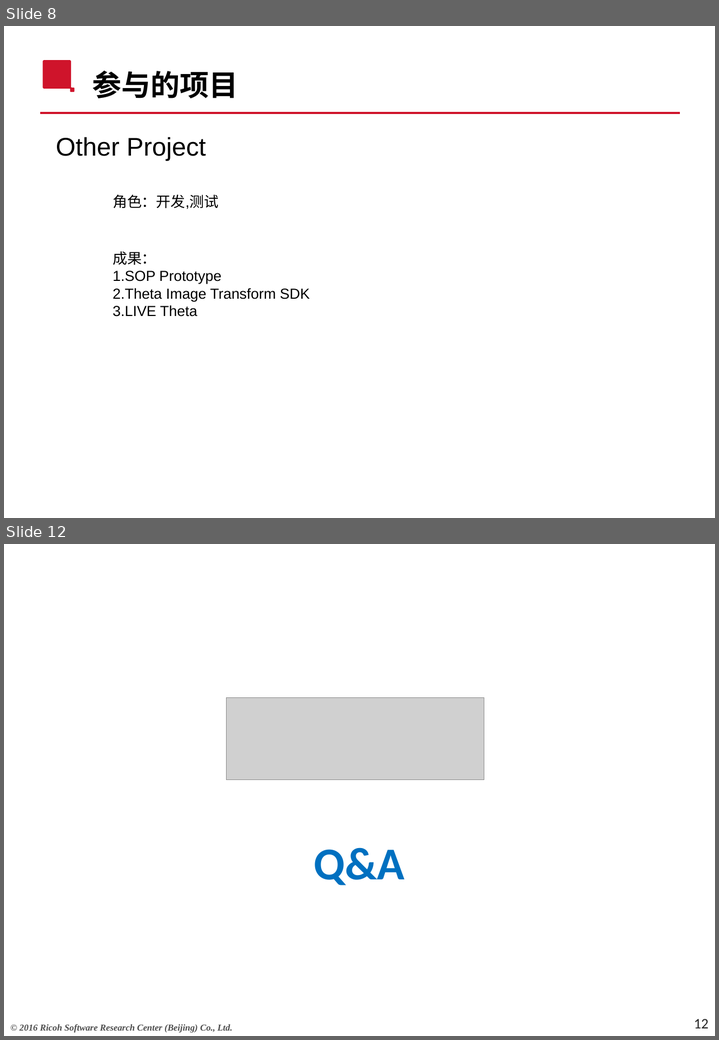
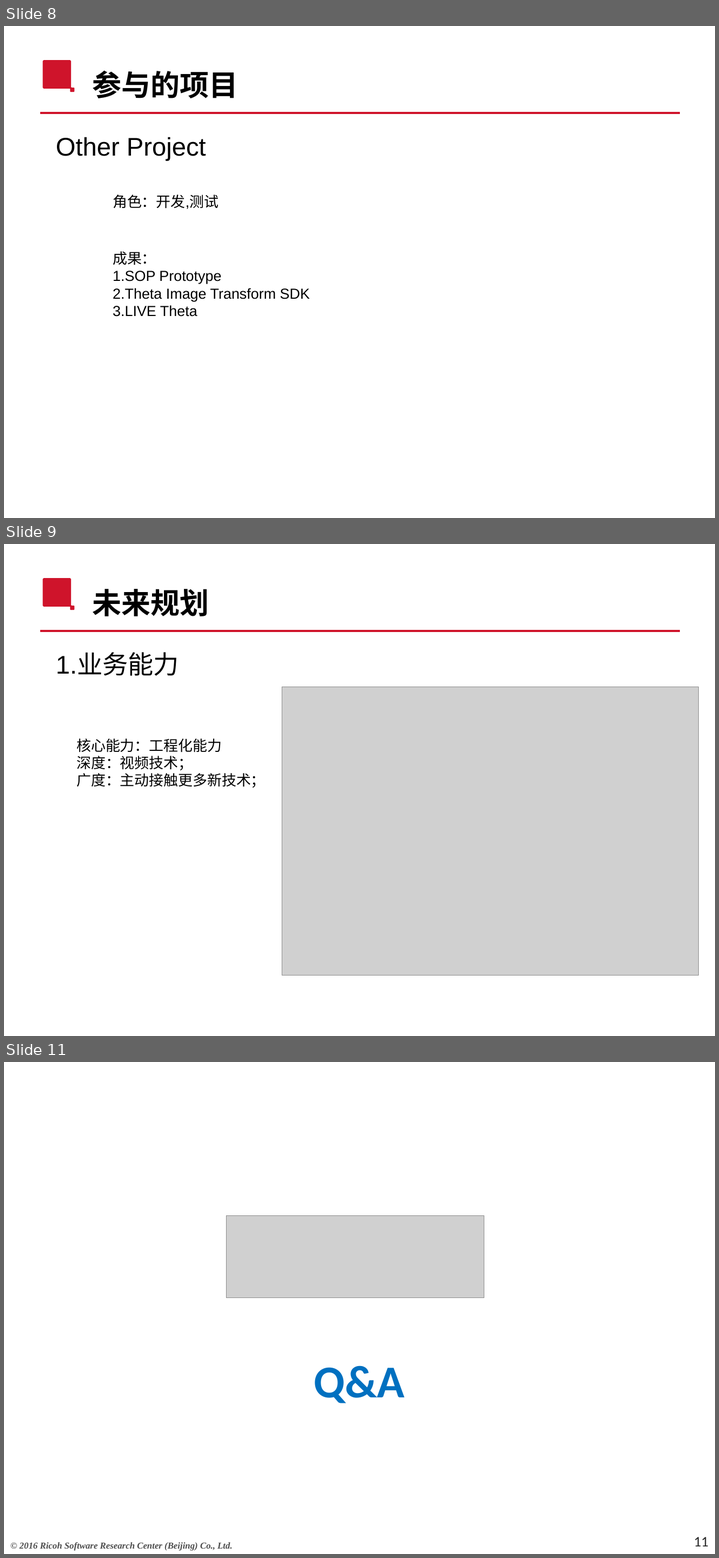
Before and after one commit to boyuanH/MyDocs, a slide deck: MyWorks/升职/Promotion.pptx. Shown one above the other, each under a label of ours: slides 8 and 12 before the commit, slides 8, 9 and 11 after it; the slides between them are not shown. The pictures are 719x1040 and 719x1558 pixels, drawn with LibreOffice and Linux fonts; fonts in the diff are those of the drawing; grey boxes stand for pictures; background and template pictures are left out. Boxes give left, top, right and bottom in pixels: in the first picture for what was removed or moved away, otherwise in the second. Text is boxed around its words. In the diff, an @@ line names an element or a change of style, - is before the commit and + after.

```diff
--- a/MyWorks/升职/Promotion.pptx
+++ b/MyWorks/升职/Promotion.pptx
@@ slide 9 added at (x1=4, y1=544, x2=715, y2=1036), background #FFFFFF; not listed: 2 template elements that a slide beside it also shows @@
@@ title added at (x1=92, y1=589, x2=209, y2=616), 32 pt, text #000000, bold @@
+未来规划
@@ text added at (x1=56, y1=654, x2=179, y2=676), 28 pt, text #000000 @@
+1.业务能力
@@ picture added at (x1=282, y1=687, x2=699, y2=976) @@
@@ text added at (x1=76, y1=738, x2=265, y2=788), 16 pt, text #000000 @@
+核心能力：工程化能力
+深度：视频技术；
+广度：主动接触更多新技术；
@@ what was slide 12 is now slide 11 @@
@@ page number at (x1=694, y1=1537, x2=708, y2=1546): text changed @@
-12
+11
```
Also in this commit, not shown: 4 slides changed, 2 slides removed, 1 other file.
